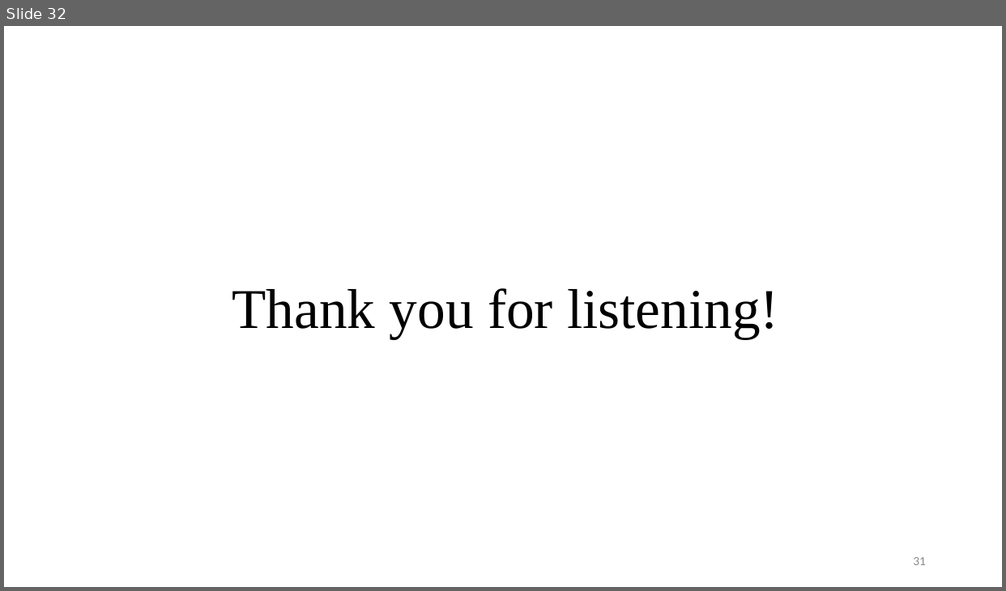
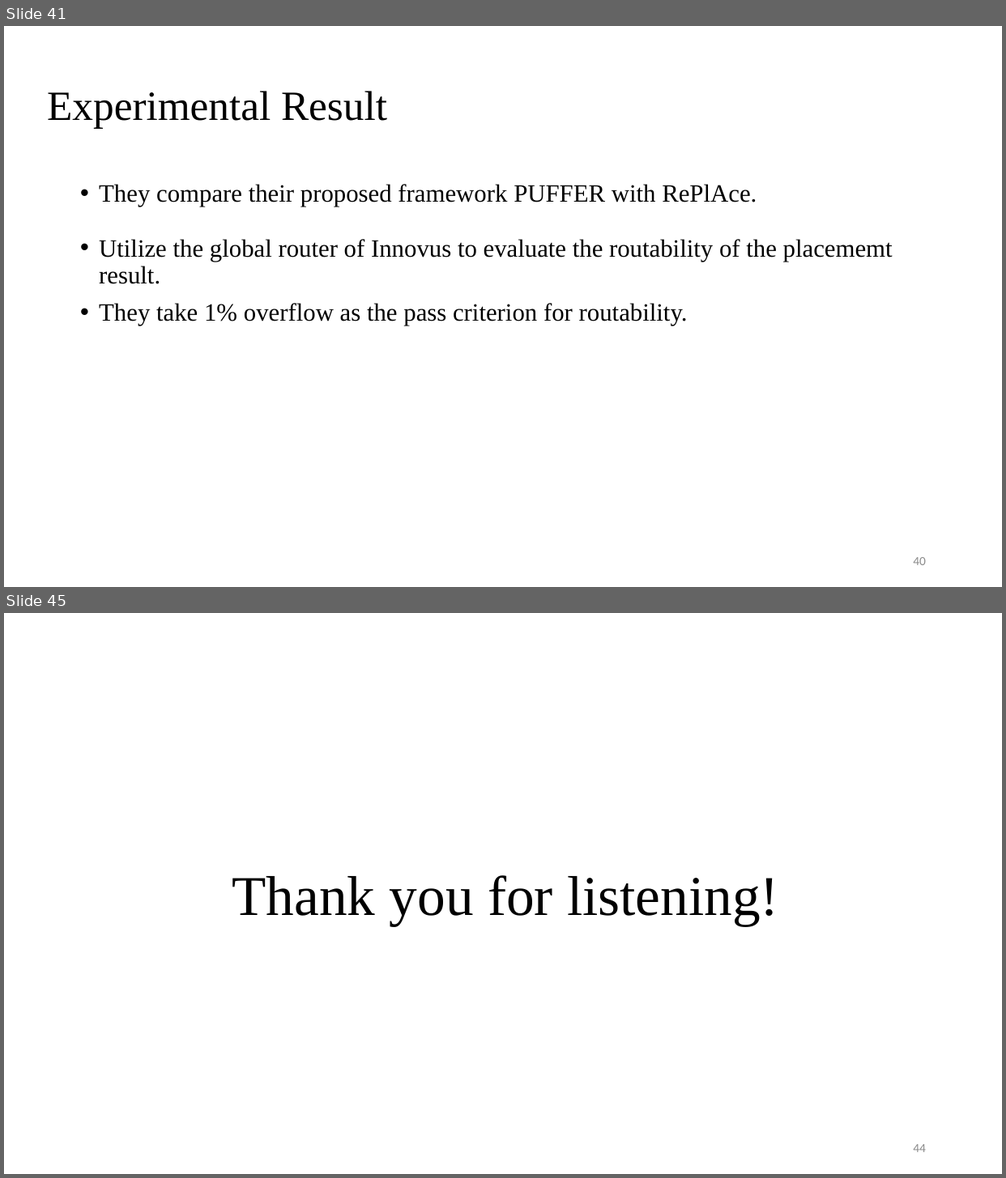
Before and after one commit to Pacific-Feng-Studuies/Studied-Papers, a slide deck: GM/Placement/PUFFER A Routability-Driven Placement Framework via Cell Padding/PUFFER A Routability-Driven Placement Framework via Cell Padding.pptx. Shown one above the other, each under a label of ours: slide 32 before the commit, slides 41 and 45 after it; the slides between them are not shown. The pictures are 1006x591 and 1006x1178 pixels, drawn with LibreOffice and Linux fonts; fonts in the diff are those of the drawing. Boxes give left, top, right and bottom in pixels: in the first picture for what was removed or moved away, otherwise in the second. Text is boxed around its words. In the diff, an @@ line names an element or a change of style, - is before the commit and + after.

Commit message:
2023/10/22, add PUFFER.pptx

```diff
--- a/GM/Placement/PUFFER A Routability-Driven Placement Framework via Cell Padding/PUFFER A Routability-Driven Placement Framework via Cell Padding.pptx
+++ b/GM/Placement/PUFFER A Routability-Driven Placement Framework via Cell Padding/PUFFER A Routability-Driven Placement Framework via Cell Padding.pptx
@@ slide 41 added at [4,26,1002,587], background #FFFFFF @@
@@ title added at [47,91,387,128], 40 pt, text #000000 @@
+Experimental Result
@@ text added at [99,184,893,326], 24 pt, text #000000 @@
+• They compare their proposed framework PUFFER with RePlAce.
+• Utilize the global router of Innovus to evaluate the routability of the placememt result.
+• They take 1% overflow as the pass criterion for routability.
@@ page number added at [913,557,926,565], 12 pt, text #8C8C8C @@
+40
@@ what was slide 32 is now slide 45 @@
@@ page number at [913,1144,926,1152]: text changed @@
-31
+44
```
Also in this commit, not shown: 5 slides changed, 12 other slides added, 1 other file.
